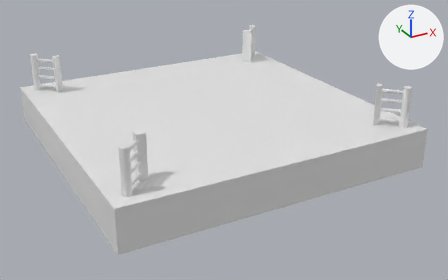
An edit to the Blender file Graphics/boxing_ring/boxing_ring.blend, drawn before and after from the same camera.
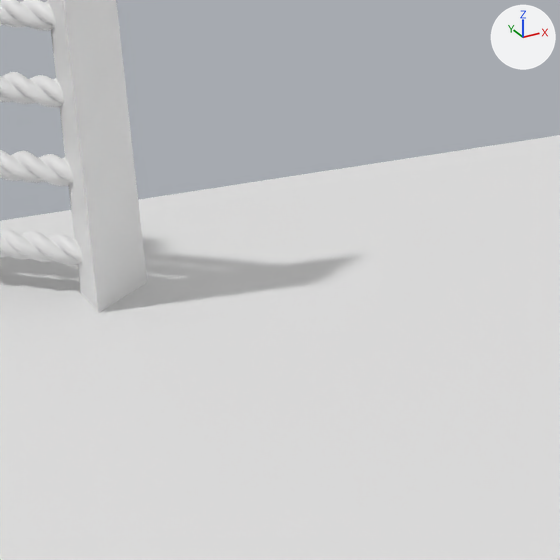
The first picture shows the older version from a camera (50 mm lens) standing at (-13.8, -27.0, 13.4) and looking at (0.5, -1.1, 0.4). The close-ups show both versions on the part from 11% to 24% of the width and 21% to 43% of the height of that picture; other places that the commit changed are outside them. Arrows for +X, +Y and +Z are at upper right; the lights stay in place.

Names of what the first close-up shows: 'Ring_Ground', 'Ring_Post_Soft.004', 'Rope.004', 'Rope_2.004', 'Rope_3.004', 'Rope_4.004'.
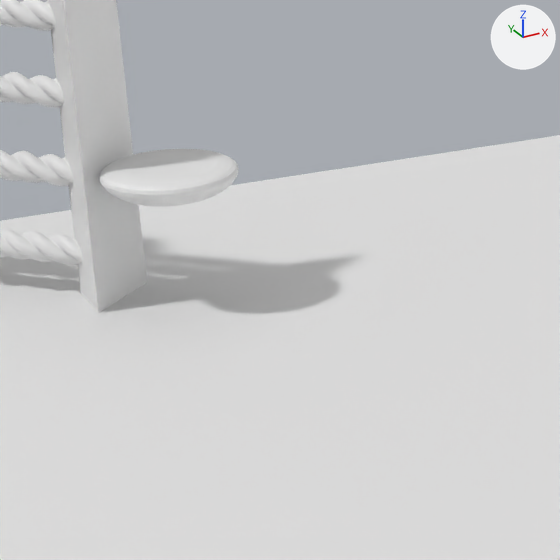
What differs and where, as boxes [x1, y1, x2, y2] in the close-ups (560 x 560 px):
'Seat_2', added: after [99, 149, 238, 206]

The edits, one by one:
Mesh me_sphere is new.
It has 482 vertices, 512 faces and spans x -1.0..1.0, y -1.0..1.0, z -0.87..-0.38.
Object 'Seat_2' (ob_seat_2) is new; it shows me_sphere.
Its location is (-5.716, 5.729, 3.009).
Its scale is (0.4, 0.4, 0.4).
